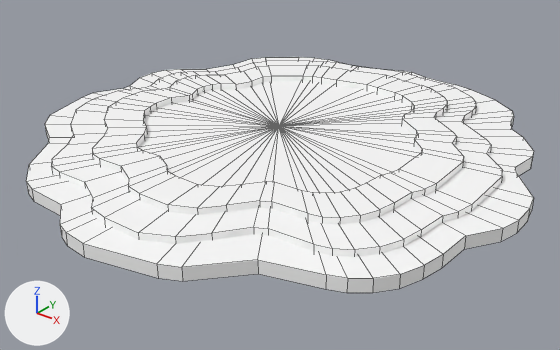
The FBX model Assets/Models/Level/Small_fulidao0003.fbx: old version first, new version second.
The view is the same before and after, from a 50 mm camera at (37.9, -45.9, 25.4) aimed at (2.3, -1.4, -2.2). The lights are fixed; the arrows at lower left show +X, +Y and +Z. Mesh edges are drawn as thin lines. Where no turn or scale is listed for an object, it has been applied to the vertices.
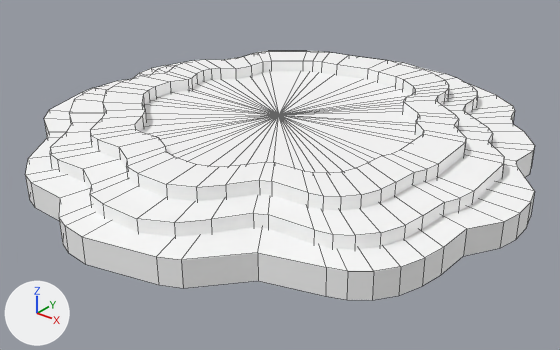
Where the newer file only moved an object's origin or applied its transform, the numbers keep the older frame.

Location of each change, (x1, y1, x2, y2) in pixels of the pictures (560 x 350 px):
'polySurface10', mesh rescaled: before (51, 61, 502, 257); after (50, 55, 504, 250)
'pDisc15', mesh rescaled, moved: before (26, 57, 534, 293); after (25, 65, 535, 300)
'polySurface11', mesh rescaled, moved: before (92, 65, 464, 224); after (90, 51, 466, 211)

Diff of the bpy script that builds the scene:
```diff
--- a/Assets/Models/Level/Small_fulidao0003.fbx.py
+++ b/Assets/Models/Level/Small_fulidao0003.fbx.py
@@ me_mesh_002 @@
 me_mesh_002.from_pydata(...)  # 228 vertices, 171 faces; spans x -4.1..25.7, y -15.7..15.9, z -1.0..0.0
 # used by ob_polysurface11; location = (-9.41, 0.23, 1.5)
+# me_mesh_002 part 2: the whole mesh is scaled about its middle by (1, 1, 2), then moved by (-9.4, 0.2, 2.5)
 me_mesh_002.materials.append(mat_aa)
@@ me_mesh @@
 me_mesh.from_pydata(...)  # 115 vertices, 114 faces; spans x -20.6..20.6, y -21.1..21.1, z -0.5..0.5
 # used by ob_pdisc15; location = (1.59, 0.05, 0.0)
+# me_mesh part 1: the whole mesh is scaled about its middle by (1, 1, 2), then moved by (1.6, 0.0, 0.0)
 me_mesh.materials.append(mat_aa)
@@ me_mesh_001 @@
 me_mesh_001.from_pydata(...)  # 115 vertices, 114 faces; spans x -17.8..17.9, y -18.9..18.9, z -0.5..0.5
 # used by ob_polysurface10; location = (1.36, 0.32, 0.5)
+# me_mesh_001 part 3: the whole mesh is scaled about its middle by (1, 1, 2), then moved by (0.0, 0.0, 0.5)
 me_mesh_001.materials.append(mat_aa)
@@ ob_polysurface11 @@
 ob_polysurface11 = bpy.data.objects.new('polySurface11', me_mesh_002)
-ob_polysurface11.location = (-9.41, 0.23, 1.5)
+ob_polysurface11.location = (0.0, 0.0, 0.0)
@@ ob_pdisc15 @@
 ob_pdisc15 = bpy.data.objects.new('pDisc15', me_mesh)
-ob_pdisc15.location = (1.59, 0.05, 0.0)
+ob_pdisc15.location = (0.0, 0.0, 0.0)
```
